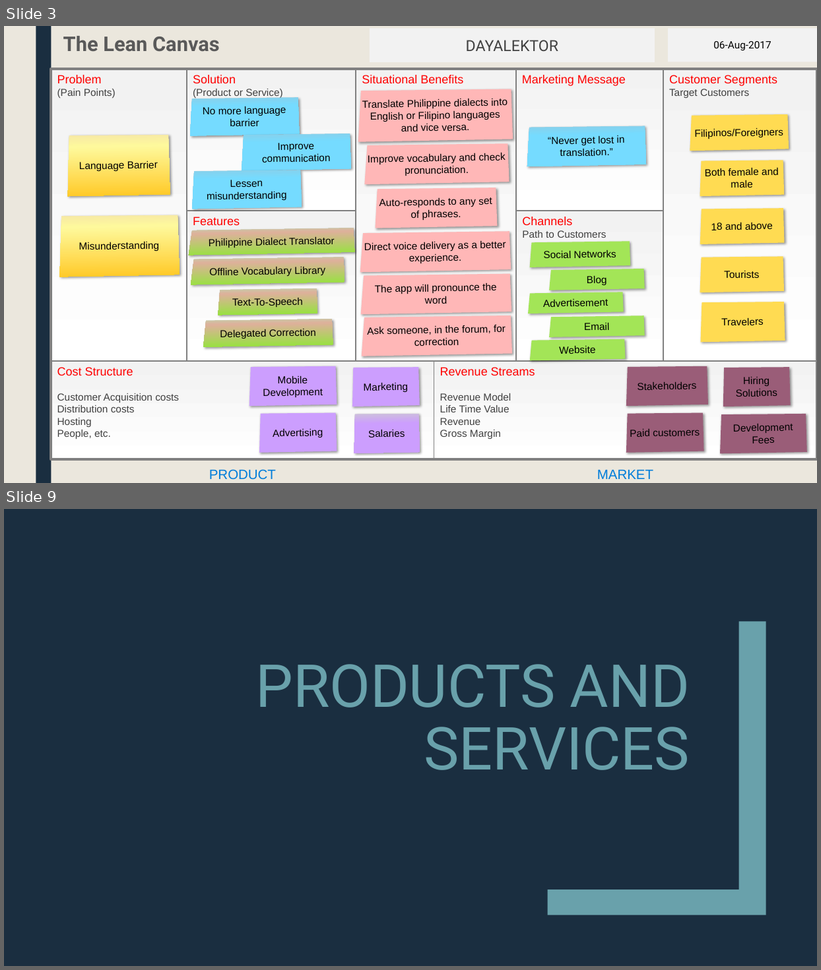
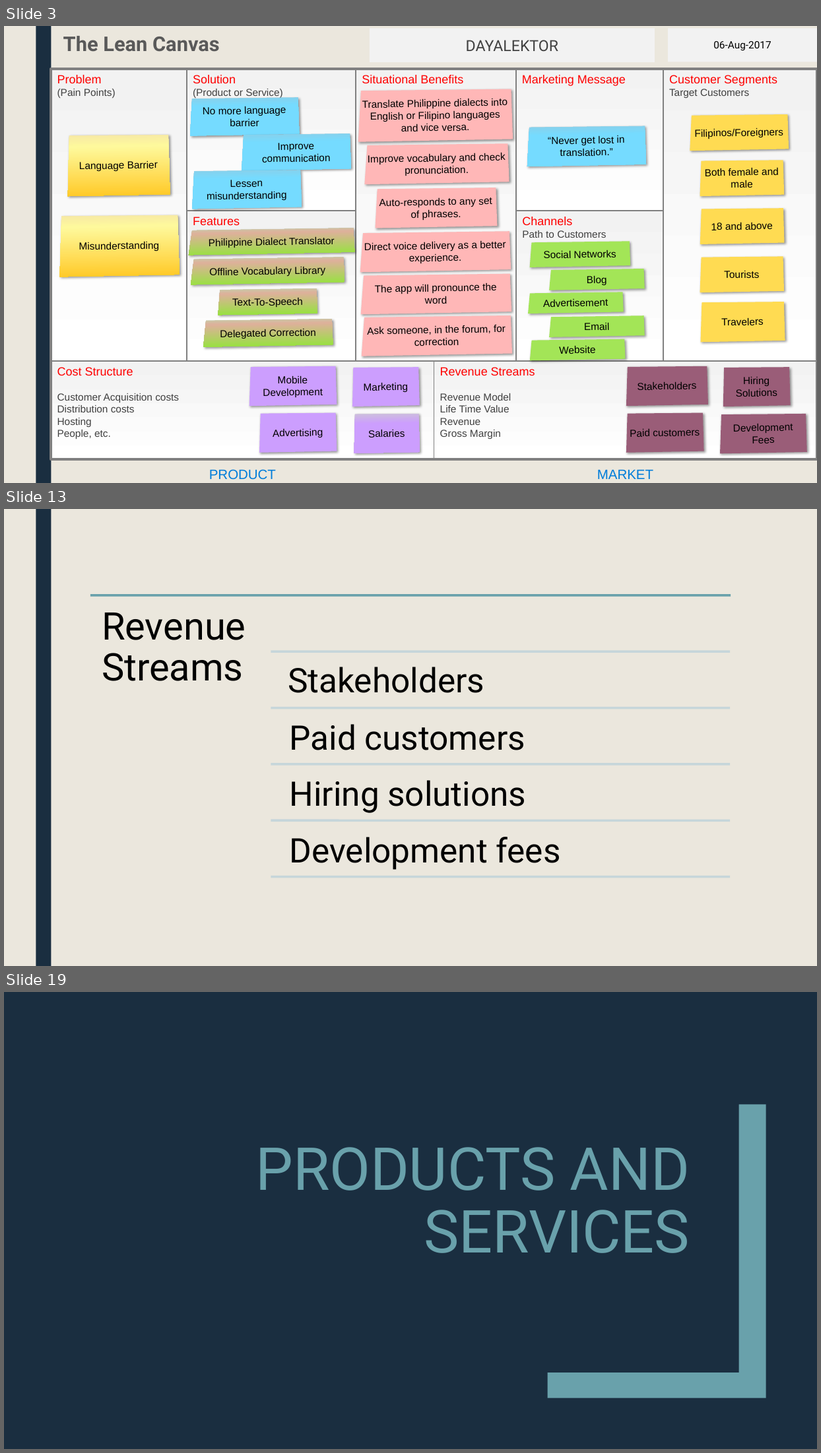
Before and after one commit to mlbelchez/Project---TENTREP, a slide deck: Presentation/PPT/Presentation 2.pptx. Shown one above the other, each under a label of ours: slides 3 and 9 before the commit, slides 3, 13 and 19 after it; the slides between them are not shown. The pictures are 821x970 and 821x1453 pixels, drawn with LibreOffice and Linux fonts; fonts in the diff are those of the drawing. Boxes give left, top, right and bottom in pixels: in the first picture for what was removed or moved away, otherwise in the second. Text is boxed around its words. In the diff, an @@ line names an element or a change of style, - is before the commit and + after.

```diff
--- a/Presentation/PPT/Presentation 2.pptx
+++ b/Presentation/PPT/Presentation 2.pptx
@@ slide 13 added at (4, 509, 817, 966), background #EBE7DD; not listed: 1 template element that a slide beside it also shows @@
@@ group added at (90, 595, 731, 877): 6 lines, 5 texts @@
+Revenue Streams
+Stakeholders
+Paid customers
+Hiring solutions
+Development fees
@@ what was slide 9 is now slide 19 @@
```
Also in this commit, not shown: 7 slides changed, 9 other slides added, 1 other file.
